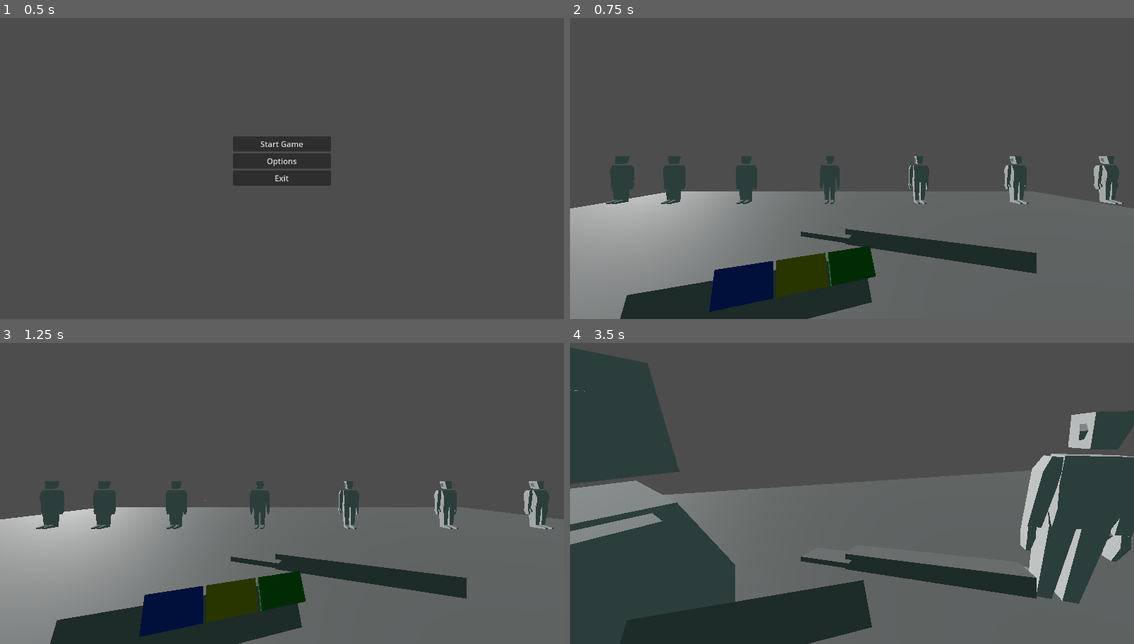
Above: before the commit, frames 1-4 (two rows, left to right).
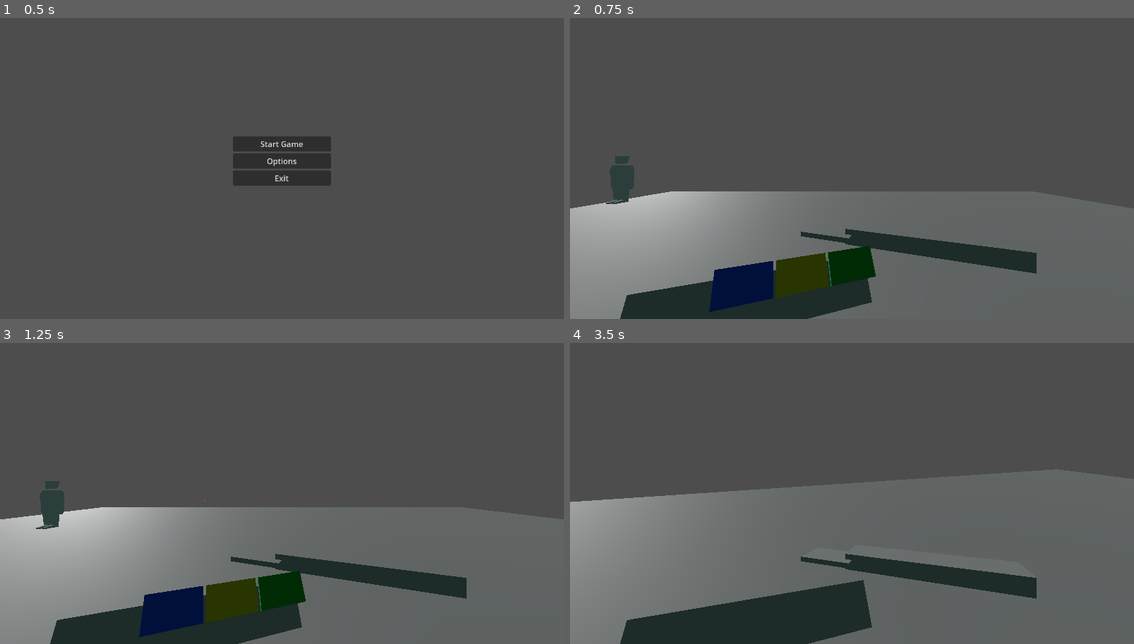
Above: after the commit, the same moments.

Repository: BlackBrad/network-ninja
Game: Godot game, scene res://scenes/main_menu.tscn
Same seed, same stepped clock (60 frames per second), same inputs: the game is played once before the commit and once after it.
Inputs (mouse positions are in pixels of both pictures, inside the frame that each line leads up to):
- Up to frame 1 (0.5 s): no input
- Up to frame 2 (0.75 s): click "Start Game" at 0.5 s
- Up to frame 3 (1.25 s): no input
- Up to frame 4 (3.5 s): tap Enter (ui_accept) at 1.25, 1.52, 2.27 s; move the mouse to (880, 484) at 1.27 s; hold W (move_forward) from 1.28 s (still down); click (880, 484) at 1.35 s; move the mouse to (823, 487) at 2.02 s; click (823, 487) at 2.1 s; move the mouse to (863, 481) at 2.77 s; click (863, 481) at 2.85 s

Frame 1 is identical in both runs. In frame 2, 2.7% of the frame differs, in the area x 16-99%, y 45-62%; in frame 3, 2.7%; in frame 4, 26%, in the area x 0-100%, y 1-100%.

Commit message:
removed exit to main menu from player.gd

Diff:
--- a/scenes/main_menu.tscn
+++ b/scenes/main_menu.tscn
@@ -1,7 +1,7 @@
 [gd_scene load_steps=3 format=3 uid="uid://cye37mxsaq4c6"]
 
 [ext_resource type="Script" path="res://scripts/MainMenu.gd" id="1_rxbpr"]
-[ext_resource type="Script" path="res://scenes/VolumeLabel.gd" id="2_sq77u"]
+[ext_resource type="Script" path="res://scripts/VolumeLabel.gd" id="2_q6c6h"]
 
 [node name="Node" type="Node"]
 
@@ -79,7 +79,7 @@
 layout_mode = 0
 offset_right = 40.0
 offset_bottom = 23.0
-script = ExtResource("2_sq77u")
+script = ExtResource("2_q6c6h")
 
 [node name="SFX" type="Label" parent="MainMenu/OptionMenuContainer/OptionTabContainer/Sound"]
 layout_mode = 0
@@ -95,7 +95,7 @@
 layout_mode = 0
 offset_right = 40.0
 offset_bottom = 23.0
-script = ExtResource("2_sq77u")
+script = ExtResource("2_q6c6h")
 
 [node name="Music" type="Label" parent="MainMenu/OptionMenuContainer/OptionTabContainer/Sound"]
 layout_mode = 0
@@ -111,7 +111,12 @@
 layout_mode = 0
 offset_right = 40.0
 offset_bottom = 23.0
-script = ExtResource("2_sq77u")
+script = ExtResource("2_q6c6h")
+
+[node name="VBoxContainer" type="VBoxContainer" parent="MainMenu/OptionMenuContainer/OptionTabContainer/Sound"]
+layout_mode = 0
+offset_right = 40.0
+offset_bottom = 40.0
 
 [node name="OptionMenuButtons" type="HBoxContainer" parent="MainMenu/OptionMenuContainer"]
 layout_mode = 2
--- a/scenes/test_level.tscn
+++ b/scenes/test_level.tscn
@@ -1,15 +1,16 @@
 [gd_scene load_steps=6 format=3 uid="uid://dcp57wnxwqpe2"]
 
+[ext_resource type="Script" path="res://scripts/test_level.gd" id="1_3skex"]
 [ext_resource type="PackedScene" uid="uid://dd7n7yllnkgkt" path="res://scenes/player.tscn" id="1_wn24y"]
 [ext_resource type="PackedScene" uid="uid://cy3ros6x4injp" path="res://scenes/atendee.tscn" id="2_0xd3t"]
 [ext_resource type="PackedScene" uid="uid://1ne1yvouw68r" path="res://scenes/business_card.tscn" id="3_mvisn"]
-[ext_resource type="AudioStream" uid="uid://bsfltbcgh202h" path="res://audio/music/8bit Bossa-distored.mp3" id="4_h6h16"]
 
 [sub_resource type="Environment" id="Environment_8wp53"]
 ambient_light_source = 2
 ambient_light_color = Color(0.243137, 0.341176, 0.329412, 1)
 
 [node name="test_level" type="Node3D"]
+script = ExtResource("1_3skex")
 
 [node name="Ground" type="CSGBox3D" parent="."]
 use_collision = true
@@ -27,30 +28,5 @@
 [node name="Atendee" parent="." instance=ExtResource("2_0xd3t")]
 transform = Transform3D(1, 0, 0, 0, 1, 0, 0, 0, 1, -10, 2, -7)
 
-[node name="Atendee2" parent="." instance=ExtResource("2_0xd3t")]
-transform = Transform3D(1, 0, 0, 0, 1, 0, 0, 0, 1, -7.72784, 2, -7)
-
-[node name="Atendee3" parent="." instance=ExtResource("2_0xd3t")]
-transform = Transform3D(1, 0, 0, 0, 1, 0, 0, 0, 1, -4.59248, 2, -7)
-
-[node name="Atendee4" parent="." instance=ExtResource("2_0xd3t")]
-transform = Transform3D(1, 0, 0, 0, 1, 0, 0, 0, 1, -0.962655, 2, -7)
-
-[node name="Atendee5" parent="." instance=ExtResource("2_0xd3t")]
-transform = Transform3D(1, 0, 0, 0, 1, 0, 0, 0, 1, 2.9035, 2, -7)
-
-[node name="Atendee6" parent="." instance=ExtResource("2_0xd3t")]
-transform = Transform3D(1, 0, 0, 0, 1, 0, 0, 0, 1, 7.12844, 2, -7)
-
-[node name="Atendee7" parent="." instance=ExtResource("2_0xd3t")]
-transform = Transform3D(1, 0, 0, 0, 1, 0, 0, 0, 1, 11.0667, 2, -7)
-
-[node name="Atendee8" parent="." instance=ExtResource("2_0xd3t")]
-transform = Transform3D(1, 0, 0, 0, 1, 0, 0, 0, 1, 14.6316, 2, -7)
-
 [node name="BusinessCard" parent="." instance=ExtResource("3_mvisn")]
 transform = Transform3D(1, 0, 0, 0, 1, 0, 0, 0, 1, -2.96033, 2.02865, -5.99932)
-
-[node name="AudioStreamPlayer" type="AudioStreamPlayer" parent="."]
-stream = ExtResource("4_h6h16")
-autoplay = true
--- a/scripts/player.gd
+++ b/scripts/player.gd
@@ -5,7 +5,7 @@
 const JUMP_VELOCITY = 4.5
 const MOUSE_SENSITIVITY = 0.01
 var business_card_prefab = preload("res://scenes/business_card.tscn")
-var main_menu = preload("res://scenes/main_menu.tscn")
+
 
 # Get the gravity from the project settings to be synced with RigidBody nodes.
 var gravity = ProjectSettings.get_setting("physics/3d/default_gravity")
@@ -27,9 +27,6 @@
 		pivot.rotation.x = clamp(pivot.rotation.x - event.relative.y * MOUSE_SENSITIVITY, -0.5 * PI, 0.5 * PI)
 
 		_relative_mouse_motion = event.relative * MOUSE_SENSITIVITY
-
-	elif Input.is_action_pressed("escape_to_menu"):
-			return_to_menu()
 
 
 func handle_business_card():
@@ -98,8 +95,3 @@
 				child.set_business_card_type(card_type)
 
 	hand = new_hand
-
-func return_to_menu():
-	Input.set_mouse_mode(Input.MOUSE_MODE_VISIBLE)
-	var scene_tree = get_tree()
-	scene_tree.change_scene_to_packed(main_menu)
--- /dev/null
+++ b/scripts/test_level.gd
@@ -0,0 +1,21 @@
+extends Node3D
+
+
+var main_menu = preload("res://scenes/main_menu.tscn")
+# Called when the node enters the scene tree for the first time.
+func _ready():
+	pass # Replace with function body.
+
+
+# Called every frame. 'delta' is the elapsed time since the previous frame.
+func _process(delta):
+	pass
+
+func _input(event):
+	if Input.is_action_pressed("escape_to_menu"):
+			return_to_menu()
+
+func return_to_menu():
+	Input.set_mouse_mode(Input.MOUSE_MODE_VISIBLE)
+	var scene_tree = get_tree()
+	scene_tree.change_scene_to_packed(main_menu)
